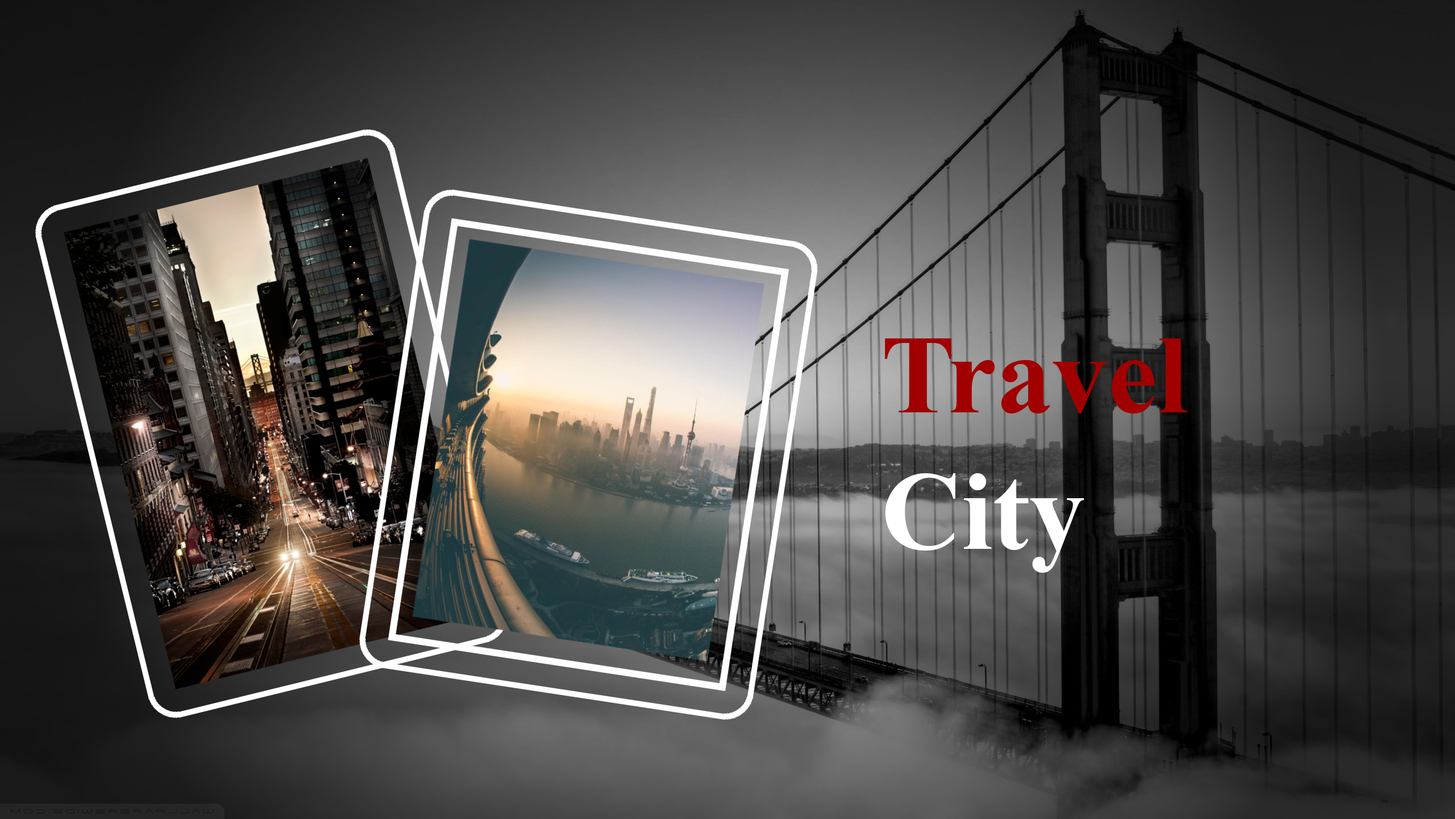
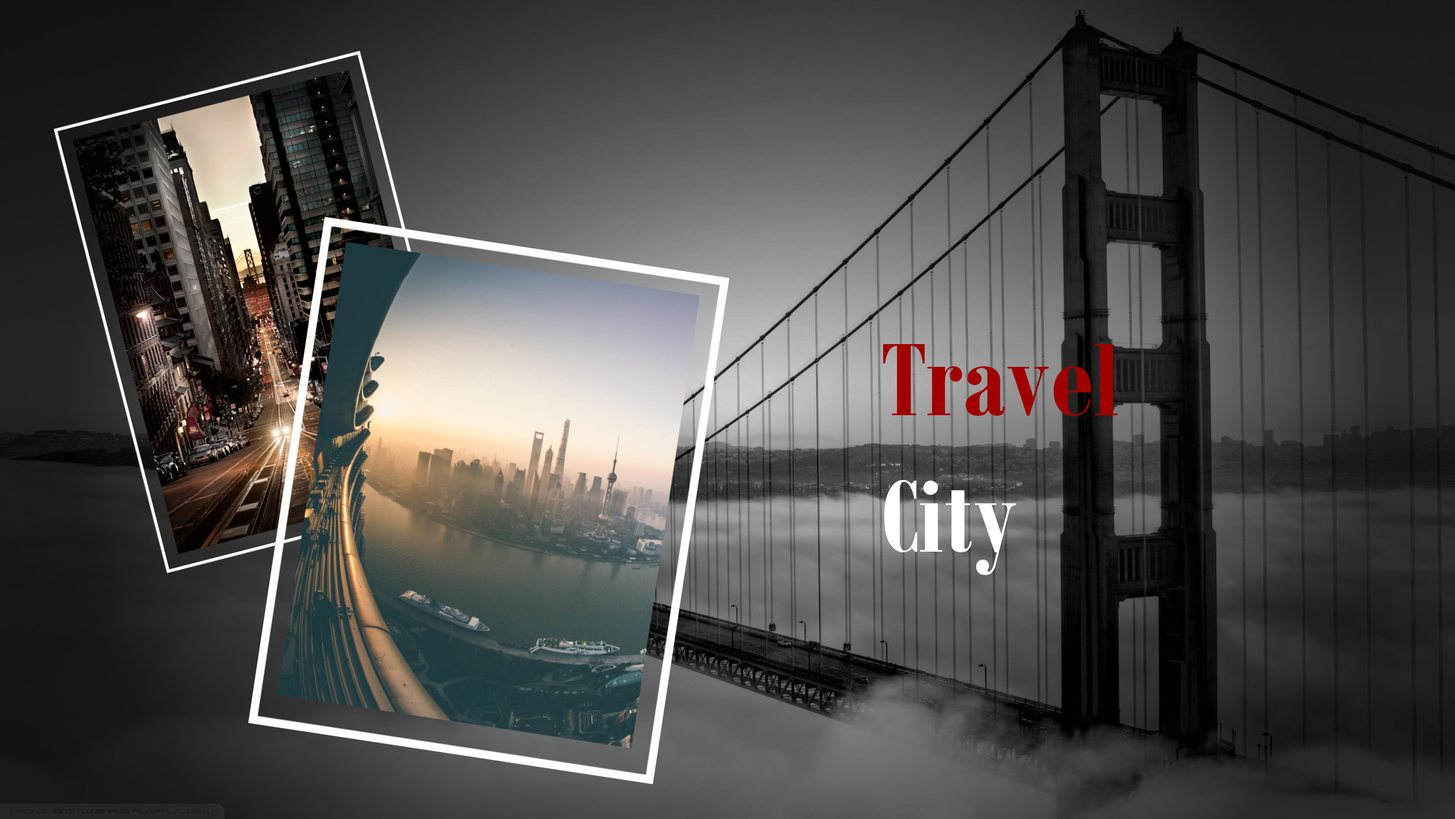
Comparing the layer stacks of the two 1455x819 images. Changes:
painted on "City" over [884, 472, 1085, 575]
painted on "Travel" over [882, 338, 1188, 416]
painted on "City2.png" over [247, 189, 819, 784]
painted on "city1.jpg" over [34, 50, 509, 719]
